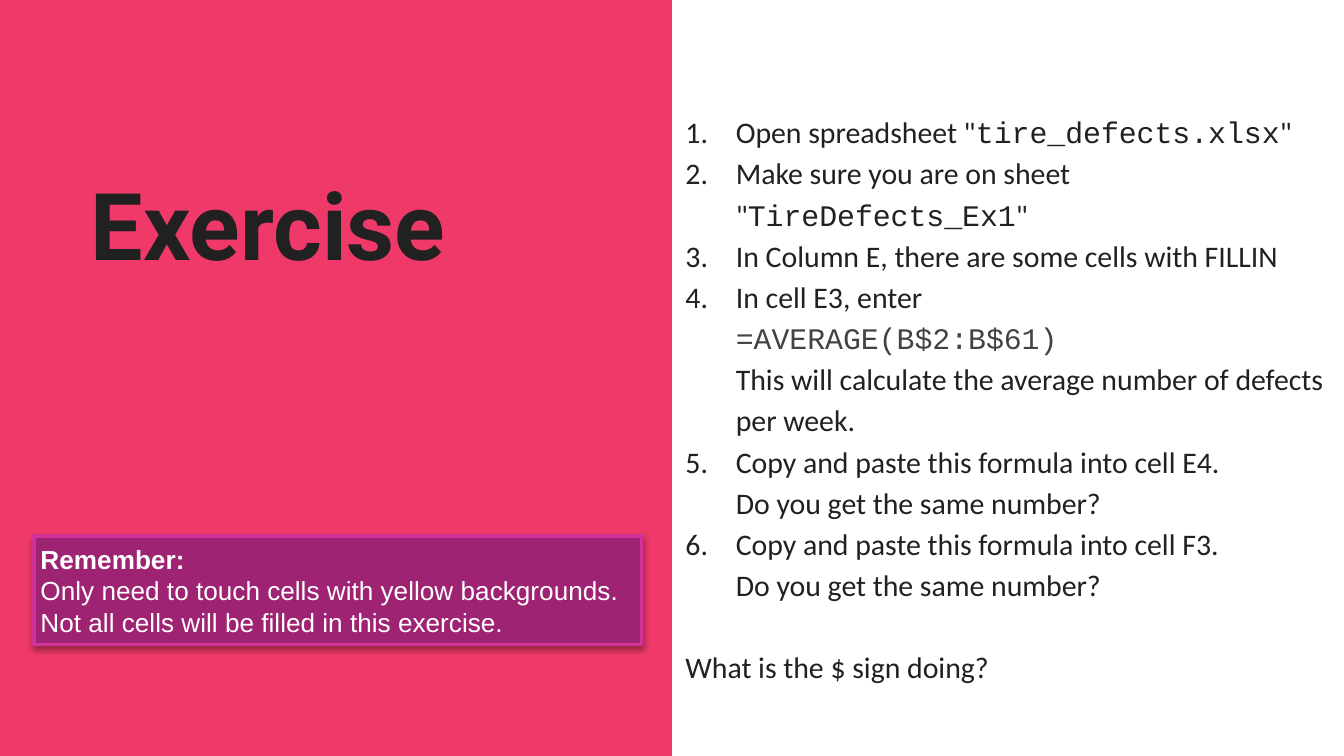
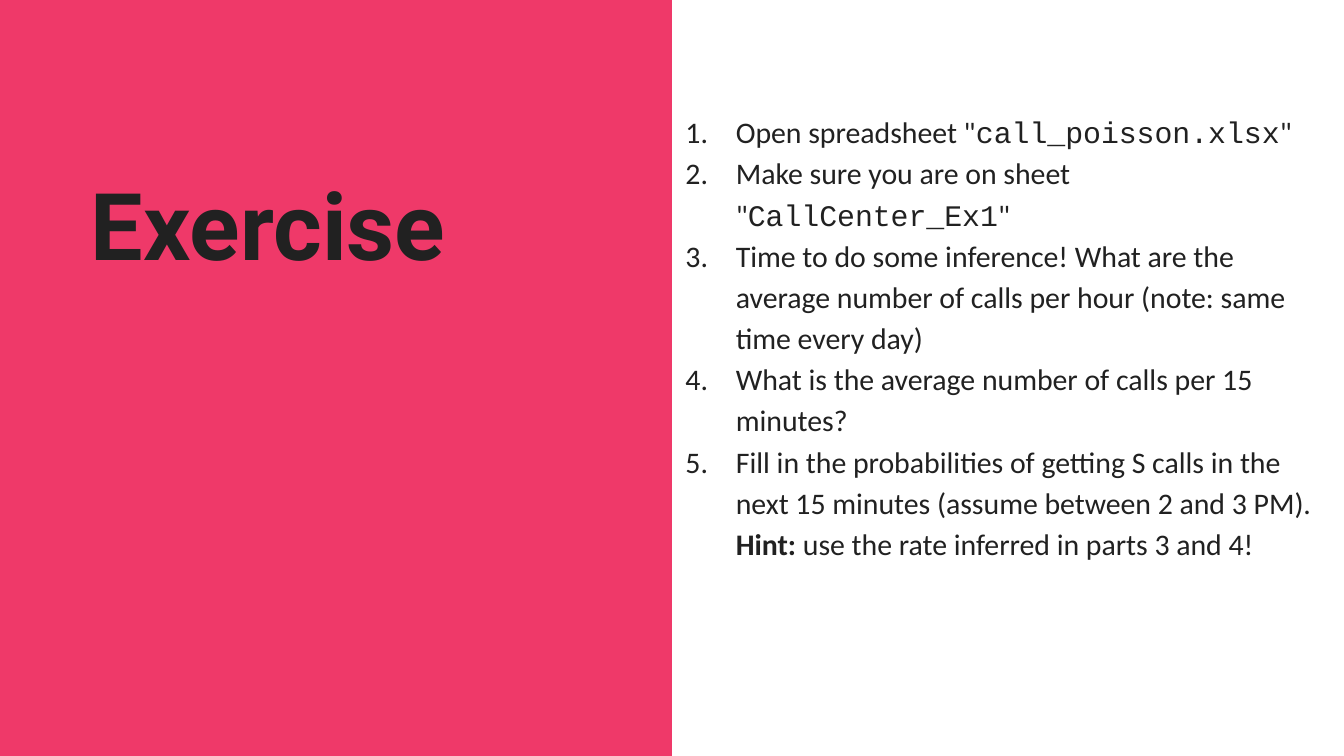
Before and after one commit to kiwidamien/statistics, a slide deck: slide 28 of 03_parameters/03_Parameters.pptx (slide 24 before the commit). Drawn at 1344x756 pixels with LibreOffice and Linux fonts; fonts in the diff are those of the drawing; background and template pictures are left out. Boxes give left, top, right and bottom in pixels: in the first picture for what was removed or moved away, otherwise in the second. Text is boxed around its words. In the diff, an @@ line names an element or a change of style, - is before the commit and + after.

```diff
--- a/03_parameters/03_Parameters.pptx
+++ b/03_parameters/03_Parameters.pptx
@@ text at (x1=736, y1=121, x2=1311, y2=560): text changed @@
-1. Open spreadsheet "tire_defects.xlsx"
-2. Make sure you are on sheet "TireDefects_Ex1"
-3. In Column E, there are some cells with FILLIN
-4. In cell E3, enter
-   =AVERAGE(B$2:B$61)
-   This will calculate the average number of defects per week.
-5. Copy and paste this formula into cell E4.
-   Do you get the same number?
-6. Copy and paste this formula into cell F3.
-   Do you get the same number?
-What is the $ sign doing?
+1. Open spreadsheet "call_poisson.xlsx"
+2. Make sure you are on sheet "CallCenter_Ex1"
+3. Time to do some inference! What are the average number of calls per hour (note: same time every day)
+4. What is the average number of calls per 15 minutes?
+5. Fill in the probabilities of getting S calls in the next 15 minutes (assume between 2 and 3 PM).
+   Hint: use the rate inferred in parts 3 and 4!
@@ rectangle removed at (x1=34, y1=536, x2=641, y2=645) @@
-Remember:
-Only need to touch cells with yellow backgrounds.
-Not all cells will be filled in this exercise.
```
Also in this commit, not shown: 4 other slides changed, 6 slides added, 8 slides removed.
